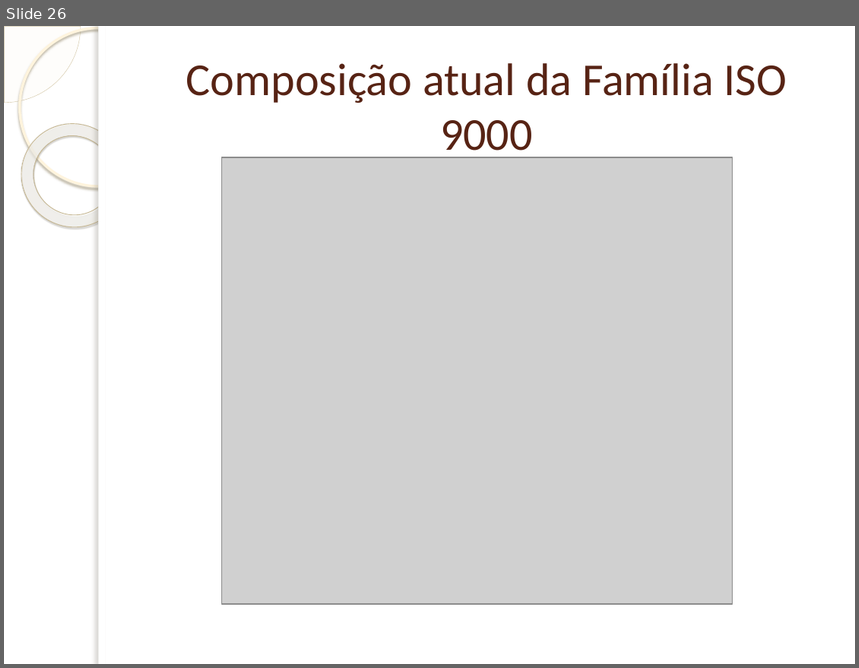
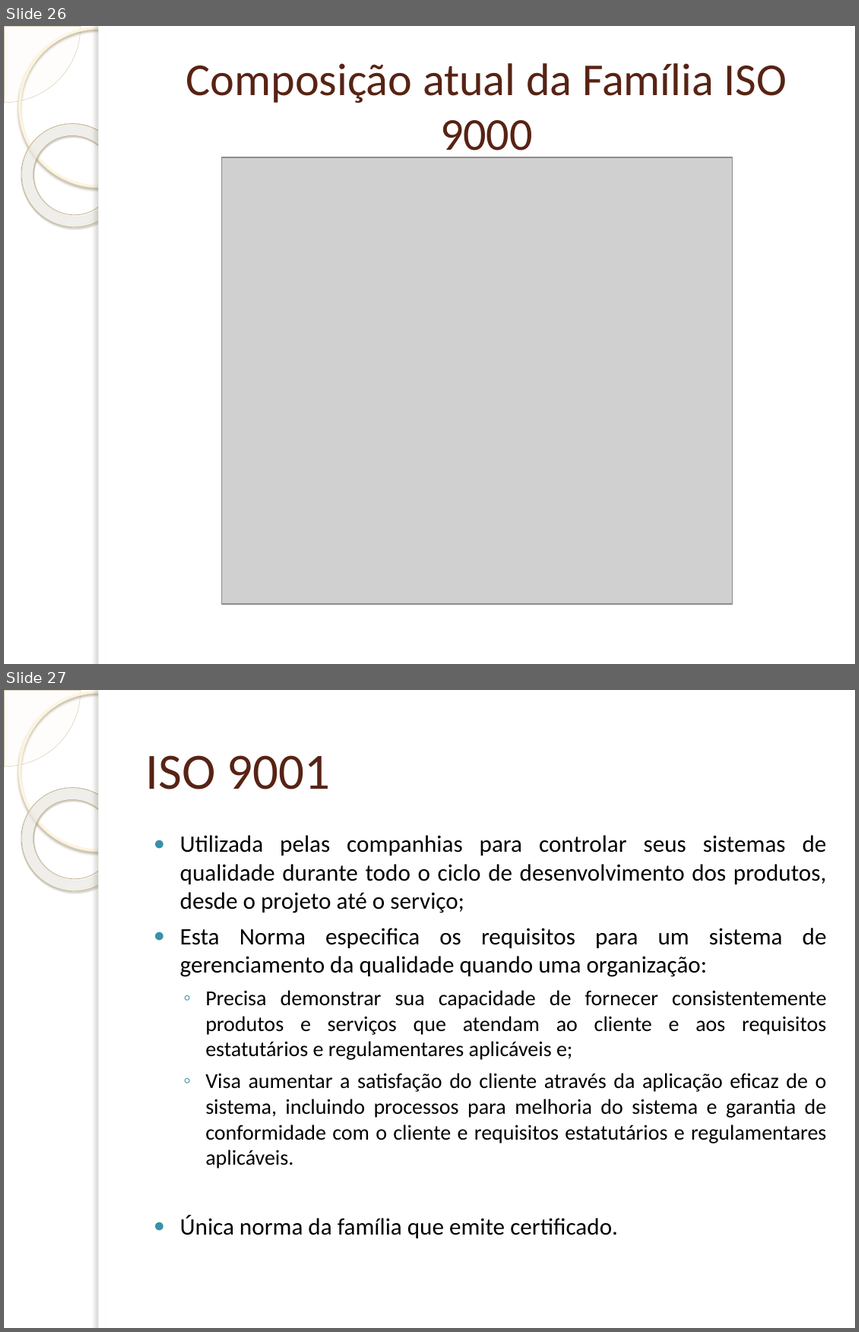
Before and after one commit to TZNaso/QS, a slide deck: Família ISO 9000.pptx. Shown one above the other, each under a label of ours: slide 26 before the commit, slides 26 and 27 after it. The pictures are 859x668 and 859x1332 pixels, drawn with LibreOffice and Linux fonts; fonts in the diff are those of the drawing; grey boxes stand for pictures; background and template pictures are left out. Boxes give left, top, right and bottom in pixels: in the first picture for what was removed or moved away, otherwise in the second. Text is boxed around its words. In the diff, an @@ line names an element or a change of style, - is before the commit and + after.

```diff
--- a/Família ISO 9000.pptx
+++ b/Família ISO 9000.pptx
@@ slide 27 added at [4, 690, 855, 1328], background picture (left out); not listed: 5 template elements that a slide beside it also shows @@
@@ title added at [146, 755, 330, 790], 43 pt, text #572314 @@
+ISO 9001
@@ text added at [180, 835, 827, 1239], 18 pt, text #000000 @@
+● Utilizada pelas companhias para controlar seus sistemas de qualidade durante todo o ciclo de desenvolvimento dos produtos, desde o projeto até o serviço;
+● Esta Norma especifica os requisitos para um sistema de gerenciamento da qualidade quando uma organização:
+  ◦ Precisa demonstrar sua capacidade de fornecer consistentemente produtos e serviços que atendam ao cliente e aos requisitos estatutários e regulamentares aplicáveis e;
+  ◦ Visa aumentar a satisfação do cliente através da aplicação eficaz de o sistema, incluindo processos para melhoria do sistema e garantia de conformidade com o cliente e requisitos estatutários e regulamentares aplicáveis.
+● Única norma da família que emite certificado.
```
Also in this commit, not shown: 3 slides changed, 16 other slides added, 3 slides removed, 1 other file.
